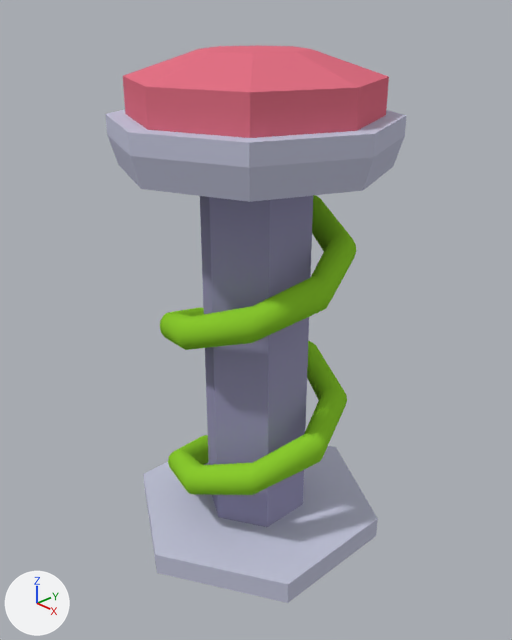
An edit to the Blender file ExternalAssets/Blender/PushButton.blend, drawn before and after from the same camera.
Both versions are drawn from a 50 mm camera at (0.73, -0.686, 0.819) aimed at (0.004, -0.002, 0.368). Every picture has the same lights, and +X, +Y and +Z are marked at lower left.

The first picture shows 'Base', 'Button', 'Spring'.
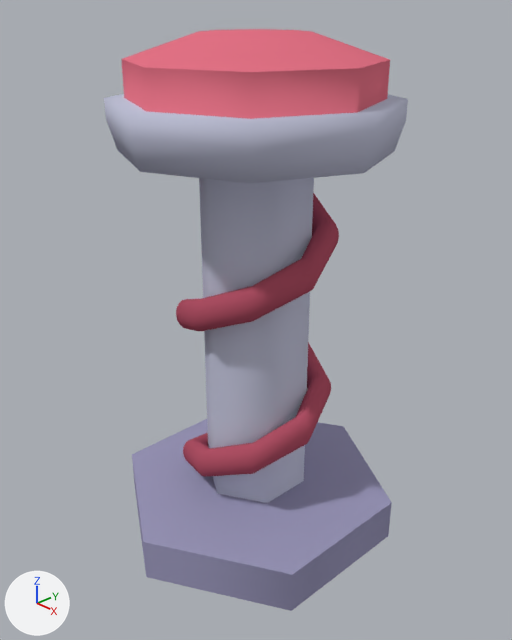
Boxes (x1, y1, x2, y2) around the edits, measured in the pictures (512 x 640 px):
'Button', shading changed, surface changed, moved (blue to grey)
    before: (105, 45, 407, 527)
    after: (104, 29, 408, 503)
'Base', reshaped, moved (11% wider, 22% taller)
    before: (144, 446, 378, 603)
    after: (132, 419, 392, 611)
'Spring', surface changed, moved, rescaled (green to brown)
    before: (160, 195, 356, 495)
    after: (176, 193, 339, 477)
part 2 of me_cylinder, shading changed
    before: (105, 45, 407, 202)
    after: (104, 29, 408, 183)
part 3 of me_cylinder, surface changed (blue to grey)
    before: (200, 196, 313, 527)
    after: (199, 178, 314, 503)
part 4 of me_cylinder_002, cut back
    before: (144, 446, 378, 603)
    after: (132, 419, 392, 611)

The change, as a list of edits to the scene's bpy script:
```text
Change me_circle_001:
    where me_circle_001.from_pydata(...)  # 336 vertices, 320 faces; spans x -0.2..5.2, y -1.36..1.36, z -1.36..1.36
    used by ob_spring; location = (0.0, 0.0, 0.002); rotation_euler = (0.0, -1.571, 0.0), in degrees (0, -90, 0); scale = (0.128, 0.11, 0.11)
    me_circle_001 part 1: texture (UV) coordinates of 320 of 320 faces, centred in x -0.07..5.07, y -1.16..1.16, z -1.16..1.16, changed; they spanned u 0.76..0.8, v 0.77..0.84 and now span u 0.82..0.85, v 0.03..0.1
Change me_cylinder:
    where me_cylinder.from_pydata(...)  # 60 vertices, 48 faces; spans x -0.243..0.243, y -0.243..0.243, z 0.0..0.727
    used by ob_button; location = (0.0, 0.0, 0.031); scale = (0.849, 0.849, 1.0)
    me_cylinder part 2: edges marked sharp go from 0 to 8
    me_cylinder part 3: texture (UV) coordinates of 6 of 48 faces, centred in x -0.087..0.087, y -0.075..0.075, z 0.288, changed; they spanned u 0.08..0.1, v 0.16..0.22 and now span u 0.15..0.17, v 0.16..0.22
Change me_cylinder_002:
    used by ob_base; location = (0.0, 0.0, 0.031); scale = (0.849, 0.849, 1.0)
    remove me_cylinder_002.from_pydata(...)  # 24 vertices, 19 faces; spans x -0.217..0.217, y -0.25..0.25, z -0.037..0.0
    add me_cylinder_002.from_pydata(...)  # 18 vertices, 12 faces; spans x -0.237..0.237, y -0.274..0.274, z -0.053..0.028
    me_cylinder_002 part 4: the whole mesh is rebuilt
    me_cylinder_002 part 5: the surface is now shaded smooth
Change ob_spring:
    ob_spring.location: (0.0, 0.0, 0.002) -> (0.0, 0.0, 0.023)
    ob_spring.scale: (0.128, 0.11, 0.11) -> (0.128, 0.0901, 0.0901)
Change ob_button:
    ob_button.location: (0.0, 0.0, 0.031) -> (0.0, 0.0, 0.052)
Change ob_base:
    ob_base.location: (0.0, 0.0, 0.031) -> (0.0, 0.0, 0.052)
```
